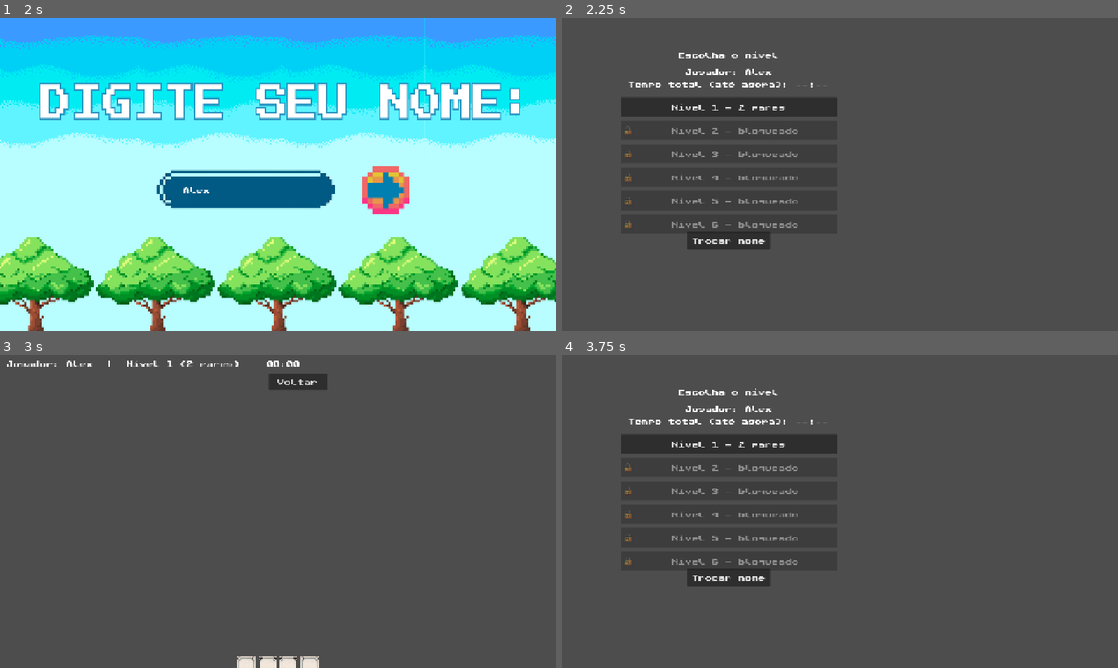
Above: before the commit, frames 1-4 (two rows, left to right).
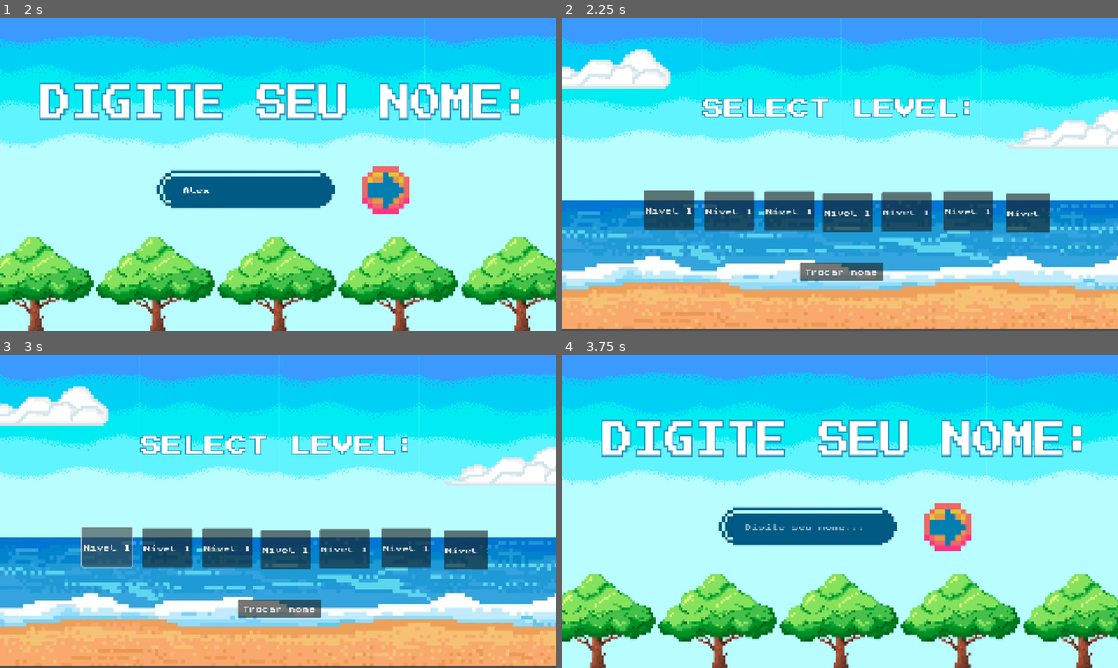
Above: after the commit, the same moments.

Repository: yaraalmeidaz/memory-game
Game: Godot game, scene res://scenes/ui/StartScreen.tscn
Same seed, same stepped clock (60 frames per second), same inputs: the game is played once before the commit and once after it.
Inputs (mouse positions are in pixels of both pictures, inside the frame that each line leads up to):
- Up to frame 1 (2 s): click (272, 249) at 0.5 s; click (250, 190) at 1.27 s; type "Alex" at 1.35 s
- Up to frame 2 (2.25 s): click (945, 187) at 2 s
- Up to frame 3 (3 s): click "Nível 1 — 2 pares" (after the commit: "Nível 1") at 2.75 s
- Up to frame 4 (3.75 s): click "Voltar" (after the commit: "Trocar nome") at 3.5 s

Frame 1 is identical in both runs. In frame 2, 99% of the frame differs, in the area x 0-100%, y 0-100%; in frame 3, 99%; in frame 4, 100%.
Error after the commit: Invalid assignment of property or key 'text' with value of type 'String' on a base object of type 'null instance'. (res://scripts/ui/LevelSelect.gd:19)

Commit message:
Atualiza LevelSelect e assets

Diff:
--- a/memory-game/scenes/ui/LevelSelect.tscn
+++ b/memory-game/scenes/ui/LevelSelect.tscn
@@ -1,13 +1,16 @@
-[gd_scene load_steps=3 format=3 uid="uid://fdolmpmu5xtc"]
+[gd_scene load_steps=4 format=3 uid="uid://fdolmpmu5xtc"]
 
 [ext_resource type="Script" uid="uid://dqiirtv17gghn" path="res://scripts/ui/LevelSelect.gd" id="1"]
 [ext_resource type="Script" uid="uid://b0cvcx804jr20" path="res://scripts/ui/FreePosition.gd" id="2"]
+[ext_resource type="Texture2D" uid="uid://b0mo167vsp0rf" path="res://assets/imagens/LevelSelect/Blue Pixel Illustration Game Presentation (16).png" id="3_tyiyf"]
 
 [node name="LevelSelect" type="Control"]
 layout_mode = 3
 anchors_preset = 15
 anchor_right = 1.0
 anchor_bottom = 1.0
+grow_horizontal = 2
+grow_vertical = 2
 script = ExtResource("1")
 
 [node name="VBox" type="Control" parent="."]
@@ -15,133 +18,125 @@
 anchor_right = 1.0
 anchor_bottom = 1.0
 
-[node name="Header" type="Label" parent="VBox"]
-custom_minimum_size = Vector2(520, 0)
-layout_mode = 0
-offset_left = 140.0
-offset_top = 80.0
-offset_right = 660.0
-offset_bottom = 96.0
-text = "Escolha o nível"
-horizontal_alignment = 1
-script = ExtResource("2")
-enabled = true
-position_px = Vector2(140, 80)
-
-[node name="Player" type="Label" parent="VBox"]
-custom_minimum_size = Vector2(520, 0)
-layout_mode = 0
-offset_left = 140.0
-offset_top = 120.0
-offset_right = 660.0
-offset_bottom = 136.0
-text = "Jogador:"
-horizontal_alignment = 1
-script = ExtResource("2")
-enabled = true
-position_px = Vector2(140, 120)
-
-[node name="Total" type="Label" parent="VBox"]
-custom_minimum_size = Vector2(520, 0)
-layout_mode = 0
-offset_left = 140.0
-offset_top = 150.0
-offset_right = 660.0
-offset_bottom = 166.0
-text = "Tempo total: --:--"
-horizontal_alignment = 1
-script = ExtResource("2")
-enabled = true
-position_px = Vector2(140, 150)
-
 [node name="Scroll" type="ScrollContainer" parent="VBox"]
 custom_minimum_size = Vector2(520, 300)
 layout_mode = 0
-offset_left = 140.0
+offset_left = 125.0
 offset_top = 190.0
-offset_right = 660.0
+offset_right = 1170.0
 offset_bottom = 726.0
 script = ExtResource("2")
 enabled = true
-position_px = Vector2(140, 190)
+position_px = Vector2(125, 190)
 
 [node name="Grid" type="Control" parent="VBox/Scroll"]
 layout_mode = 2
 
 [node name="Level1" type="Button" parent="VBox/Scroll/Grid"]
-custom_minimum_size = Vector2(520, 46)
+custom_minimum_size = Vector2(52, 46)
 layout_mode = 0
-offset_right = 520.0
-offset_bottom = 46.0
+offset_left = 72.0
+offset_top = 223.0
+offset_right = 192.0
+offset_bottom = 317.0
 text = "Nível 1"
 script = ExtResource("2")
 enabled = true
+position_px = Vector2(72, 223)
 
 [node name="Level2" type="Button" parent="VBox/Scroll/Grid"]
-custom_minimum_size = Vector2(520, 46)
+custom_minimum_size = Vector2(52, 46)
 layout_mode = 0
-offset_top = 56.0
-offset_right = 520.0
-offset_bottom = 102.0
-text = "Nível 2"
+offset_left = 216.0
+offset_top = 225.0
+offset_right = 336.0
+offset_bottom = 319.0
+text = "Nível 1"
 script = ExtResource("2")
 enabled = true
-position_px = Vector2(0, 56)
+position_px = Vector2(216, 225)
 
 [node name="Level3" type="Button" parent="VBox/Scroll/Grid"]
-custom_minimum_size = Vector2(520, 46)
+custom_minimum_size = Vector2(52, 46)
 layout_mode = 0
-offset_top = 112.0
-offset_right = 520.0
-offset_bottom = 158.0
-text = "Nível 3"
+offset_left = 360.0
+offset_top = 225.0
+offset_right = 480.0
+offset_bottom = 319.0
+text = "Nível 1"
 script = ExtResource("2")
 enabled = true
-position_px = Vector2(0, 112)
+position_px = Vector2(360, 225)
 
 [node name="Level4" type="Button" parent="VBox/Scroll/Grid"]
-custom_minimum_size = Vector2(520, 46)
+custom_minimum_size = Vector2(52, 46)
 layout_mode = 0
-offset_top = 168.0
-offset_right = 520.0
-offset_bottom = 214.0
-text = "Nível 4"
+offset_left = 500.0
+offset_top = 229.0
+offset_right = 620.0
+offset_bottom = 323.0
+text = "Nível 1"
 script = ExtResource("2")
 enabled = true
-position_px = Vector2(0, 168)
+position_px = Vector2(500, 229)
 
 [node name="Level5" type="Button" parent="VBox/Scroll/Grid"]
-custom_minimum_size = Vector2(520, 46)
+custom_minimum_size = Vector2(52, 46)
 layout_mode = 0
-offset_top = 224.0
-offset_right = 520.0
-offset_bottom = 270.0
-text = "Nível 5"
+offset_left = 641.0
+offset_top = 227.0
+offset_right = 761.0
+offset_bottom = 321.0
+text = "Nível 1"
 script = ExtResource("2")
 enabled = true
-position_px = Vector2(0, 224)
+position_px = Vector2(641, 227)
 
 [node name="Level6" type="Button" parent="VBox/Scroll/Grid"]
-custom_minimum_size = Vector2(520, 46)
+custom_minimum_size = Vector2(52, 46)
 layout_mode = 0
-offset_top = 280.0
-offset_right = 520.0
-offset_bottom = 326.0
-text = "Nível 6"
+offset_left = 789.0
+offset_top = 225.0
+offset_right = 909.0
+offset_bottom = 319.0
+text = "Nível 1"
 script = ExtResource("2")
 enabled = true
-position_px = Vector2(0, 280)
+position_px = Vector2(789, 225)
+
+[node name="Level7" type="Button" parent="VBox/Scroll/Grid"]
+custom_minimum_size = Vector2(52, 46)
+layout_mode = 0
+offset_left = 939.0
+offset_top = 230.0
+offset_right = 1059.0
+offset_bottom = 324.0
+text = "Nível 1"
+script = ExtResource("2")
+enabled = true
+position_px = Vector2(939, 230)
 
 [node name="Back" type="Button" parent="VBox"]
 custom_minimum_size = Vector2(200, 44)
 layout_mode = 0
-offset_left = 300.0
-offset_top = 572.0
-offset_right = 500.0
-offset_bottom = 616.0
+offset_left = 570.0
+offset_top = 585.0
+offset_right = 770.0
+offset_bottom = 629.0
 text = "Trocar nome"
 script = ExtResource("2")
 enabled = true
-position_px = Vector2(300, 510)
+position_px = Vector2(570, 585)
+
+[node name="ParallaxBackground" type="ParallaxBackground" parent="."]
+
+[node name="Parallax2D" type="Parallax2D" parent="ParallaxBackground"]
+
+[node name="Sprite2D" type="Sprite2D" parent="ParallaxBackground/Parallax2D"]
+
+[node name="BluePixelIllustrationGamePresentation(16)" type="Sprite2D" parent="ParallaxBackground/Parallax2D/Sprite2D"]
+position = Vector2(669.5, 372.49994)
+scale = Vector2(0.6984375, 0.687963)
+texture = ExtResource("3_tyiyf")
 
 [connection signal="pressed" from="VBox/Back" to="." method="_on_back_pressed"]
Binary file changed: memory-game/assets/imagens/CardBack.png
Not shown, changed: memory-game/assets/imagens/CardBack.png.import
Binary file changed: memory-game/assets/imagens/CardFront.png
Binary file added: memory-game/assets/imagens/LevelSelect/Blue Pixel Illustration Game Presentation (16).png
Not shown, changed: memory-game/assets/imagens/LevelSelect/Blue Pixel Illustration Game Presentation (16).png.import
Binary file added: memory-game/assets/imagens/LevelSelect/bloqueado.png
Not shown, changed: memory-game/assets/imagens/LevelSelect/bloqueado.png.import
Binary file added: memory-game/assets/imagens/LevelSelect/desbloqueado.png
Not shown, changed: memory-game/assets/imagens/LevelSelect/desbloqueado.png.import
